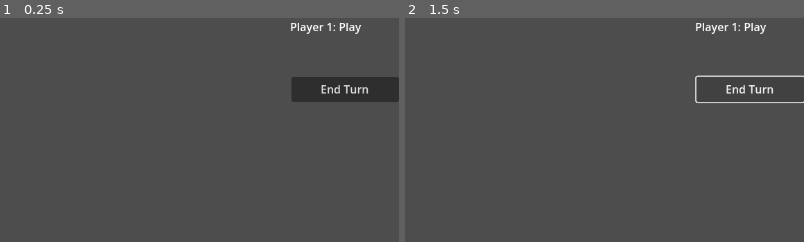
Above: before the commit, frames 1-2 (left to right).
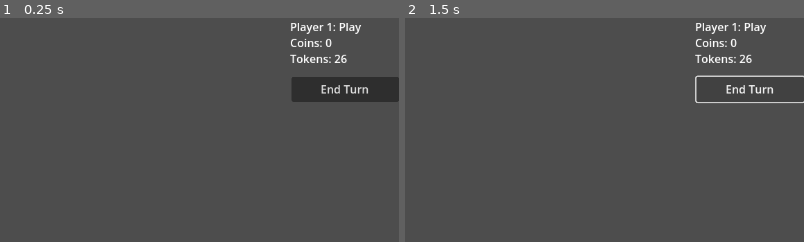
Above: after the commit, the same moments.

Repository: internot169/CasaGrande
Game: Godot game, scene res://main.tscn
Two runs of this game, one before a commit and one after it. Both use one fixed random seed, a clock stepped at 60 frames per second and the inputs below. The project has no main scene, so this scene is started directly.
Inputs:
- Up to frame 1 (0.25 s): no input
- Up to frame 2 (1.5 s): click "End Turn" at 0.5 s; click "End Turn" at 1.25 s
The pictures show only the part of the screen within x 50-100%, y 0-50%; the shares and areas given below are measured in that part.

The runs differ from the first frame. In frame 1, 0.5% of the frame differs, in the area x 72-87%, y 9-21%; in frame 2, 0.5%.

Commit message:
Update token.gd and ui.gd to include player properties
scores, number of blocks.

Diff:
--- a/CasaGrande/game_manager.gd
+++ b/CasaGrande/game_manager.gd
@@ -2,31 +2,38 @@
 
 enum States {PLAYER_1_TURN, PLAYER_2_TURN, PLAYER_3_TURN, PLAYER_4_TURN, GAME_OVER}
 
+# For testing purposes, start with player 4 to loop back to player 1
 var curstate = States.PLAYER_4_TURN
 var game_ending = false
 
 @export
 var players = []
+var curr_player
 
 func switch_turn():
 	var text = ""
-	var player = players[0]
+	var player_path = ""
 
 	if curstate == States.PLAYER_1_TURN:
 		curstate = States.PLAYER_2_TURN
 		text = "Player 2: Play"
+		player_path = players[1]
 	elif curstate == States.PLAYER_2_TURN:
 		curstate = States.PLAYER_3_TURN
 		text = "Player 3: Play"
+		player_path = players[2]
 	elif curstate == States.PLAYER_3_TURN:
 		curstate = States.PLAYER_4_TURN
 		text = "Player 4: Play"
+		player_path = players[3]
 	elif curstate == States.PLAYER_4_TURN:
 		curstate = States.PLAYER_1_TURN
 		text = "Player 1: Play"
+		player_path = players[0]
 
-	$UI/RichTextLabel.text = text
+	curr_player = get_node(player_path)
 
+	$UI.display_player(curr_player, text)
 	turn()
 
 func turn():
--- a/CasaGrande/main.tscn
+++ b/CasaGrande/main.tscn
@@ -9,7 +9,7 @@
 [node name="Board" parent="." instance=ExtResource("1_0ml7a")]
 
 [node name="GameManager" parent="." instance=ExtResource("2_0ab3p")]
-players = [null]
+players = [NodePath("../Token"), NodePath("../Token2"), NodePath("../Token3"), NodePath("../Token4")]
 
 [node name="Token" parent="." instance=ExtResource("3_81pnq")]
 transform = Transform3D(1, 0, 0, 0, 1, 0, 0, 0, 1, 2.30012, 0.5, 0)
--- a/CasaGrande/token.gd
+++ b/CasaGrande/token.gd
@@ -1,9 +1,12 @@
-extends Node3D
+class_name Player extends Node3D
 
 @export
 var new_color = Color(1, 1, 1, 1)
 
 var money = 0
+# Start with 26 tokens, CG rules
+var tokens_left = 26
+
 var board_position = 0
 # Bonus position defaults to 5 as per CG rules
 var bonus_position = 5
--- a/CasaGrande/ui.gd
+++ b/CasaGrande/ui.gd
@@ -9,3 +9,10 @@
 
 	var tex = ImageTexture.create_from_image(img)
 	dice.texture = tex
+
+func display_player(p: Player, text):
+	var label = $RichTextLabel
+
+	label.text = text
+	label.text += "\nCoins: " + str(p.money)
+	label.text += "\nTokens: " + str(p.tokens_left)
--- a/CasaGrande/ui.tscn
+++ b/CasaGrande/ui.tscn
@@ -12,6 +12,7 @@
 script = ExtResource("1_sml6r")
 
 [node name="Dice" type="TextureRect" parent="."]
+layout_mode = 0
 offset_right = 40.0
 offset_bottom = 40.0
 
@@ -20,7 +21,7 @@
 offset_left = 995.0
 offset_top = 1.0
 offset_right = 1153.0
-offset_bottom = 41.0
+offset_bottom = 83.0
 
 [node name="Button" type="Button" parent="."]
 layout_mode = 0
@@ -32,6 +33,7 @@
 
 [node name="Corner" type="Button" parent="."]
 visible = false
+layout_mode = 0
 offset_left = 996.0
 offset_top = 138.0
 offset_right = 1151.0
@@ -40,6 +42,7 @@
 
 [node name="Burn" type="Button" parent="."]
 visible = false
+layout_mode = 0
 offset_left = 997.0
 offset_top = 196.0
 offset_right = 1152.0
